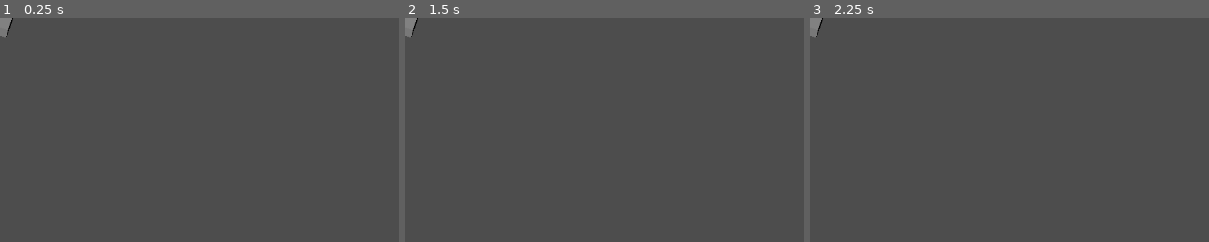
Above: before the commit, frames 1-3 (left to right).
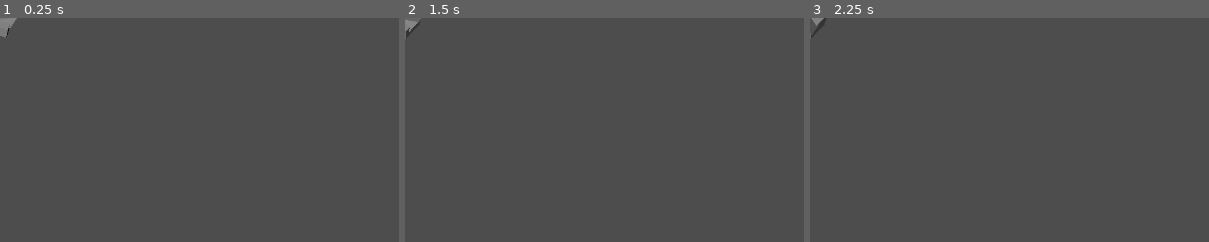
Above: after the commit, the same moments.

Repository: westonkelliher/GodotDemos
Game: Godot game, scene res://world.tscn
Same seed, same stepped clock (60 frames per second), same inputs: the game is played once before the commit and once after it.
Inputs:
- Up to frame 1 (0.25 s): no input
- Up to frame 2 (1.5 s): tap Enter at 0.5 s; hold Right (ui_right) 0.53-1.28 s; tap Space at 1.25 s
- Up to frame 3 (2.25 s): tap Enter at 2 s; hold Right (ui_right) from 2.03 s (still down)
The pictures show only the part of the screen within x 0-50%, y 0-50%; the shares and areas given below are measured in that part.

The runs differ from the first frame. In frame 1, less than 0.1% of the frame differs, in the area x 2-5%, y 0-5%; in frame 2, 0.1%; in frame 3, 0.2%, in the area x 0-5%, y 0-10%.

Commit message:
render 16 angles to a spritesheet

Diff:
--- /dev/null
+++ b/Renderer/ImageSprite.gd
@@ -0,0 +1,16 @@
+extends Sprite2D
+
+
+func save_to_png(title: String) -> void:
+	if texture:
+		var image := texture.get_image()
+		# Lock the image for reading
+		#image.lock()
+		var error := image.save_png("res://renders/"+title+".png")
+		if error == OK:
+			print("Image saved successfully.")
+		else:
+			print("Error saving image: ", error)
+		#image.unlock()
+	else:
+		print("No texture found in Sprite2D")
--- a/Renderer/project.godot
+++ b/Renderer/project.godot
@@ -14,3 +14,7 @@
 run/main_scene="res://world.tscn"
 config/features=PackedStringArray("4.2", "Forward Plus")
 config/icon="res://icon.svg"
+
+[debug]
+
+gdscript/warnings/untyped_declaration=2
--- /dev/null
+++ b/Renderer/world.gd
@@ -0,0 +1,74 @@
+extends Node3D
+
+
+const IMAGE_COUNT := 16
+const SPRITESHEET_COLUMNS := 8
+
+var progress := 0
+
+# Called when the node enters the scene tree for the first time.
+func _ready() -> void:
+	pass # Replace with function body.
+
+
+# Called every frame. 'delta' is the elapsed time since the previous frame.
+func _process(delta: float) -> void:
+	if Input.is_action_just_pressed("ui_right"):
+		holdon()
+	#if progress < IMAGE_COUNT:
+		#var angle := 2*PI*progress / float(IMAGE_COUNT)
+		#$Subject.rotation.y = angle
+		#$ImageSprite.save_to_png("img_"+str(int(angle*180/PI)))
+		#progress += 1
+
+
+func save_angled_images() -> void:
+	for i in range(0, IMAGE_COUNT):
+		var angle := 2*PI*i / 16.0
+		$Subject.rotation.y = angle
+		$ImageSprite.save_to_png("img_"+str(int(angle*180/PI)))
+
+
+func holdon() -> void:
+	var viewport: SubViewport = $subviewport
+	var viewport_size := viewport.size
+	var sprite_size := viewport_size
+	print(viewport_size)
+	var spritesheet_rows: int = ceil(float(IMAGE_COUNT) / SPRITESHEET_COLUMNS)
+	var spritesheet_size := Vector2(sprite_size.x * SPRITESHEET_COLUMNS, sprite_size.y * spritesheet_rows)
+	print(spritesheet_size)
+	var spritesheet := Image.new()
+	spritesheet = spritesheet.create(spritesheet_size.x, spritesheet_size.y, false, Image.FORMAT_RGB8)
+
+	for i in range(IMAGE_COUNT):
+		# Rotate the mesh
+		var angle := 2*PI*i / 16.0
+		$Subject.rotation.y = angle
+
+		# Update the viewport
+		await get_tree().process_frame
+
+		# Capture the image from the viewport
+		var texture := viewport.get_texture()
+		var image := texture.get_image()
+		print(image.get_format())
+		var title := "img_"+str(int(angle*180/PI))
+		image.save_png("res://renders/"+title+".png")
+
+		# Calculate the position to place the image in the spritesheet
+		var row := i / SPRITESHEET_COLUMNS
+		var col := i % SPRITESHEET_COLUMNS
+		var dest_rect := Rect2i(col * sprite_size.x, row * sprite_size.y, sprite_size.x, sprite_size.y)
+
+		# Blit the captured image into the spritesheet
+		spritesheet.blit_rect(image, Rect2i(Vector2(0, 0), sprite_size), dest_rect.position)
+		print(image)
+		print(Rect2i(Vector2(0, 0), sprite_size))
+		print(dest_rect.position)
+
+	# Save the spritesheet as a PNG
+	var error := spritesheet.save_png("res://spritesheet.png")
+	if error == OK:
+		print("Spritesheet saved successfully.")
+	else:
+		print("Error saving spritesheet: ", error)
--- a/Renderer/world.tscn
+++ b/Renderer/world.tscn
@@ -1,15 +1,19 @@
-[gd_scene load_steps=3 format=3 uid="uid://dji1ll01shjqi"]
+[gd_scene load_steps=6 format=3 uid="uid://dji1ll01shjqi"]
 
-[sub_resource type="BoxMesh" id="BoxMesh_xhb38"]
+[ext_resource type="Script" path="res://ImageSprite.gd" id="1_jd1wq"]
+[ext_resource type="Script" path="res://world.gd" id="1_m0jlx"]
 
 [sub_resource type="ViewportTexture" id="ViewportTexture_xi0ca"]
 viewport_path = NodePath("subviewport")
 
+[sub_resource type="BoxMesh" id="BoxMesh_xhb38"]
+
+[sub_resource type="PrismMesh" id="PrismMesh_6g1lp"]
+left_to_right = 0.3
+size = Vector3(0.6, 0.7, 0.8)
+
 [node name="World" type="Node3D"]
-
-[node name="MeshInstance3D" type="MeshInstance3D" parent="."]
-transform = Transform3D(0.934658, 0, -0.355547, 0, 1, 0, 0.355547, 0, 0.934658, 0, 0, 0)
-mesh = SubResource("BoxMesh_xhb38")
+script = ExtResource("1_m0jlx")
 
 [node name="subviewport" type="SubViewport" parent="."]
 size = Vector2i(64, 64)
@@ -21,5 +25,17 @@
 [node name="DirectionalLight3D" type="DirectionalLight3D" parent="."]
 transform = Transform3D(0.81977, -0.42782, -0.38072, 0.545463, 0.38072, 0.746674, -0.174494, -0.819769, 0.545463, -4, 5, 2)
 
-[node name="Sprite2D" type="Sprite2D" parent="."]
+[node name="ImageSprite" type="Sprite2D" parent="."]
 texture = SubResource("ViewportTexture_xi0ca")
+script = ExtResource("1_jd1wq")
+
+[node name="Subject" type="Node3D" parent="."]
+
+[node name="MeshInstance3D" type="MeshInstance3D" parent="Subject"]
+transform = Transform3D(0.934658, 0, -0.355547, 0, 1, 0, 0.355547, 0, 0.934658, 0, 0, 0)
+mesh = SubResource("BoxMesh_xhb38")
+skeleton = NodePath("../..")
+
+[node name="MeshInstance3D" type="MeshInstance3D" parent="Subject/MeshInstance3D"]
+transform = Transform3D(0.733543, 0.672042, 0.101361, -0.672042, 0.694985, 0.255647, 0.101361, -0.255647, 0.961441, 0.514872, 0.535701, -0.195859)
+mesh = SubResource("PrismMesh_6g1lp")
Binary file added: Renderer/renders/img_0.png
Not shown, added: Renderer/renders/img_0.png.import
Binary file added: Renderer/renders/img_112.png
Not shown, added: Renderer/renders/img_112.png.import
Binary file added: Renderer/renders/img_135.png
Not shown, added: Renderer/renders/img_135.png.import
Binary file added: Renderer/renders/img_157.png
Not shown, added: Renderer/renders/img_157.png.import
Binary file added: Renderer/renders/img_180.png
Not shown, added: Renderer/renders/img_180.png.import
Binary file added: Renderer/renders/img_202.png
Not shown, added: Renderer/renders/img_202.png.import
(and 22 more such lines)
